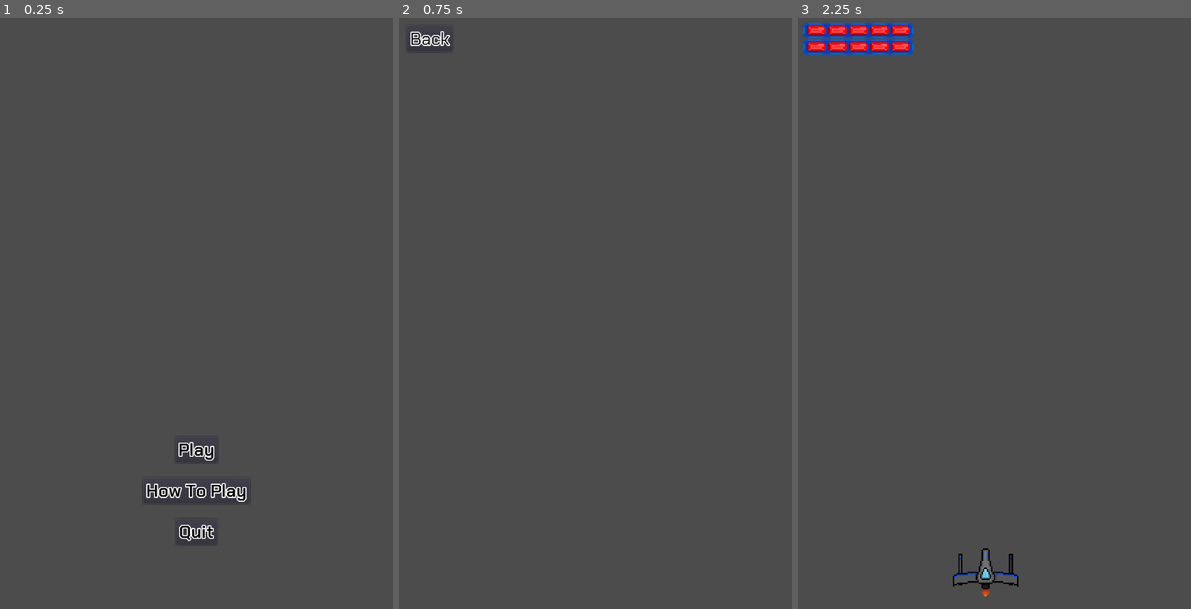
Above: before the commit, frames 1-3 (left to right).
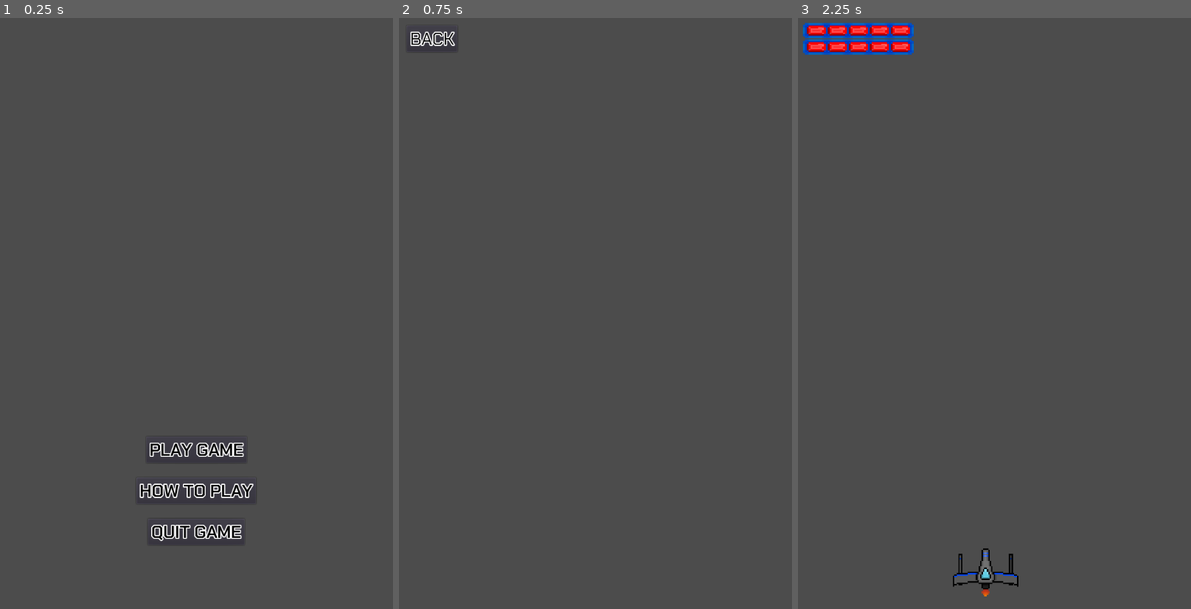
Above: after the commit, the same moments.

Repository: Cecilist/Final-BossFightBulletShooter
Game: Godot game, scene res://src/MainMenu.tscn
Two runs of this game, one before a commit and one after it. Both use one fixed random seed, a clock stepped at 60 frames per second and the inputs below.
Inputs:
- Up to frame 1 (0.25 s): no input
- Up to frame 2 (0.75 s): click "How To Play" (after the commit: "HOW TO PLAY") at 0.5 s
- Up to frame 3 (2.25 s): click "Back" (after the commit: "BACK") at 1.25 s; click "Play" (after the commit: "PLAY GAME") at 2 s

The runs differ from the first frame. In frame 1, 1.3% of the frame differs, in the area x 35-65%, y 71-89%; in frame 2, 0.2%; in frame 3, nothing differs.

Commit message:
Add game over screens

Diff:
--- a/project/project.godot
+++ b/project/project.godot
@@ -9,6 +9,11 @@
 config_version=4
 
 _global_script_classes=[ {
+"base": "Node2D",
+"class": "GameOver",
+"language": "GDScript",
+"path": "res://src/GameOver.gd"
+}, {
 "base": "Node2D",
 "class": "Instructions",
 "language": "GDScript",
@@ -28,12 +33,19 @@
 "class": "Player",
 "language": "GDScript",
 "path": "res://src/Player.gd"
+}, {
+"base": "Node2D",
+"class": "WonGame",
+"language": "GDScript",
+"path": "res://src/WonGame.gd"
 } ]
 _global_script_class_icons={
+"GameOver": "",
 "Instructions": "",
 "Level": "",
 "MainMenu": "",
-"Player": ""
+"Player": "",
+"WonGame": ""
 }
 
 [application]
@@ -78,7 +90,7 @@
 "events": [ Object(InputEventKey,"resource_local_to_scene":false,"resource_name":"","device":0,"alt":false,"shift":false,"control":false,"meta":false,"command":false,"pressed":false,"scancode":16777221,"unicode":0,"echo":false,"script":null)
  ]
 }
-instructions={
+to_next_screen={
 "deadzone": 0.5,
 "events": [ Object(InputEventKey,"resource_local_to_scene":false,"resource_name":"","device":0,"alt":false,"shift":false,"control":false,"meta":false,"command":false,"pressed":false,"scancode":16777218,"unicode":0,"echo":false,"script":null)
  ]
--- /dev/null
+++ b/project/src/GameOver.gd
@@ -0,0 +1,30 @@
+class_name GameOver
+extends Node2D
+
+
+# Checks if the player pressed any of the buttons' corresponding keybinds
+func _input(_event) -> void:
+	if Input.is_action_just_pressed("play_game"):
+		_on_ReplayButton_pressed()
+	if Input.is_action_just_pressed("to_next_screen"):
+		_on_ToMenuButton_pressed()
+	if Input.is_action_just_pressed("quit_game"):
+		_on_QuitButton_pressed()
+
+
+# Reloads the level
+func _on_ReplayButton_pressed() -> void:
+	if get_parent().game_over == true:
+		var _ignored = get_tree().change_scene("res://src/Level.tscn")
+
+
+# Returns to the menu
+func _on_ToMenuButton_pressed() -> void:
+	if get_parent().game_over == true:
+		var _ignored = get_tree().change_scene("res://src/MainMenu.tscn")
+
+
+# Quits the game
+func _on_QuitButton_pressed() -> void:
+	if get_parent().game_over == true:
+		get_tree().quit()
--- /dev/null
+++ b/project/src/GameOver.tscn
@@ -0,0 +1,102 @@
+[gd_scene load_steps=8 format=2]
+
+[ext_resource path="res://assets/fonts/Chakra_Petch/ChakraPetch-Bold.ttf" type="DynamicFontData" id=1]
+[ext_resource path="res://assets/fonts/Chakra_Petch/ChakraPetch-SemiBold.ttf" type="DynamicFontData" id=2]
+[ext_resource path="res://src/GameOver.gd" type="Script" id=3]
+
+[sub_resource type="DynamicFont" id=1]
+size = 128
+outline_size = 2
+font_data = ExtResource( 1 )
+
+[sub_resource type="DynamicFont" id=2]
+size = 32
+outline_size = 2
+font_data = ExtResource( 2 )
+
+[sub_resource type="DynamicFont" id=3]
+size = 32
+outline_size = 2
+font_data = ExtResource( 2 )
+
+[sub_resource type="DynamicFont" id=4]
+size = 32
+outline_size = 2
+font_data = ExtResource( 2 )
+
+[node name="GameOver" type="Node2D"]
+position = Vector2( 360, 540 )
+script = ExtResource( 3 )
+
+[node name="Label" type="Label" parent="."]
+anchor_left = 0.5
+anchor_top = 0.5
+anchor_right = 0.5
+anchor_bottom = 0.5
+margin_left = -359.5
+margin_top = -280.0
+margin_right = 359.5
+margin_bottom = -113.0
+custom_fonts/font = SubResource( 1 )
+custom_colors/font_color = Color( 0, 0, 0, 1 )
+text = "GAME OVER"
+align = 1
+valign = 1
+__meta__ = {
+"_edit_use_anchors_": false
+}
+
+[node name="ReplayButton" type="Button" parent="."]
+anchor_left = 0.5
+anchor_top = 0.5
+anchor_right = 0.5
+anchor_bottom = 0.5
+margin_left = -65.0
+margin_top = 225.0
+margin_right = 65.0
+margin_bottom = 273.0
+custom_fonts/font = SubResource( 2 )
+custom_colors/font_color = Color( 0, 0, 0, 1 )
+disabled = true
+text = "REPLAY"
+__meta__ = {
+"_edit_use_anchors_": false
+}
+
+[node name="ToMenuButton" type="Button" parent="."]
+anchor_left = 0.5
+anchor_top = 0.5
+anchor_right = 0.5
+anchor_bottom = 0.5
+margin_left = -74.5
+margin_top = 300.0
+margin_right = 74.5
+margin_bottom = 348.0
+custom_fonts/font = SubResource( 3 )
+custom_colors/font_color = Color( 0, 0, 0, 1 )
+disabled = true
+text = "TO MENU"
+__meta__ = {
+"_edit_use_anchors_": false
+}
+
+[node name="QuitButton" type="Button" parent="."]
+anchor_left = 0.5
+anchor_top = 0.5
+anchor_right = 0.5
+anchor_bottom = 0.5
+margin_left = -41.5
+margin_top = 375.0
+margin_right = 41.5
+margin_bottom = 423.0
+custom_fonts/font = SubResource( 4 )
+custom_colors/font_color = Color( 0, 0, 0, 1 )
+disabled = true
+text = "QUIT"
+__meta__ = {
+"_edit_use_anchors_": false
+}
+
+[connection signal="pressed" from="ReplayButton" to="." method="_on_ReplayButton_pressed"]
+[connection signal="pressed" from="ToMenuButton" to="." method="_on_ToMenuButton_pressed"]
+[connection signal="pressed" from="QuitButton" to="." method="_on_QuitButton_pressed"]
--- a/project/src/HUD.tscn
+++ b/project/src/HUD.tscn
@@ -77,7 +77,7 @@
 "_edit_use_anchors_": false
 }
 
-[node name="HealthBar" type="AnimatedSprite" parent="."]
+[node name="PlayerHealthBar" type="AnimatedSprite" parent="."]
 position = Vector2( 110.471, 39.1902 )
 scale = Vector2( 0.35, 0.25 )
 frames = SubResource( 1 )
--- a/project/src/Instructions.gd
+++ b/project/src/Instructions.gd
@@ -2,10 +2,12 @@
 extends Node2D
 
 
+# Checks if the player pressed the key to return to the main menu
 func _input(_event) -> void:
 	if Input.is_action_just_pressed("previous_menu"):
 		_on_BackButton_pressed()
 
 
+# Returns to the menu
 func _on_BackButton_pressed() -> void:
 	var _ignored = get_tree().change_scene("res://src/MainMenu.tscn")
--- a/project/src/Instructions.tscn
+++ b/project/src/Instructions.tscn
@@ -19,11 +19,11 @@
 anchor_bottom = 0.5
 margin_left = -345.74
 margin_top = -525.845
-margin_right = -261.74
+margin_right = -252.74
 margin_bottom = -477.845
 custom_fonts/font = SubResource( 1 )
 custom_colors/font_color = Color( 0, 0, 0, 1 )
-text = "Back"
+text = "BACK"
 __meta__ = {
 "_edit_use_anchors_": false
 }
--- a/project/src/Level.gd
+++ b/project/src/Level.gd
@@ -2,26 +2,76 @@
 extends Node2D
 
 
+var game_over = false
+var won_game = false
+
+
 func _process(_delta) -> void:
+	# Checks the player's health and displays it on the player's health bar
 	if $Player.player_health_percent <= 100:
-		$HUD/HealthBar.play("100")
+		$HUD/PlayerHealthBar.play("100")
 	elif $Player.player_health_percent <= 90:
-		$HUD/HealthBar.play("90")
+		$HUD/PlayerHealthBar.play("90")
 	elif $Player.player_health_percent <= 80:
-		$HUD/HealthBar.play("80")
+		$HUD/PlayerHealthBar.play("80")
 	elif $Player.player_health_percent <= 70:
-		$HUD/HealthBar.play("70")
+		$HUD/PlayerHealthBar.play("70")
 	elif $Player.player_health_percent <= 60:
-		$HUD/HealthBar.play("60")
+		$HUD/PlayerHealthBar.play("60")
 	elif $Player.player_health_percent <= 50:
-		$HUD/HealthBar.play("50")
+		$HUD/PlayerHealthBar.play("50")
 	elif $Player.player_health_percent <= 40:
-		$HUD/HealthBar.play("40")
+		$HUD/PlayerHealthBar.play("40")
 	elif $Player.player_health_percent <= 30:
-		$HUD/HealthBar.play("30")
+		$HUD/PlayerHealthBar.play("30")
 	elif $Player.player_health_percent <= 20:
-		$HUD/HealthBar.play("20")
+		$HUD/PlayerHealthBar.play("20")
 	elif $Player.player_health_percent <= 10:
-		$HUD/HealthBar.play("10")
+		$HUD/PlayerHealthBar.play("10")
 	elif $Player.player_health_percent == 0:
-		$HUD/HealthBar.play("0")
+		$HUD/PlayerHealthBar.play("0")
+		_show_game_over()
+
+	# Checks the boss's health and displays it on its health bar
+#	if $Enemy.enemy_health_percent <= 100:
+#		$HUD/EnemyHealthBar.play("100")
+#	elif $Enemy.enemy_health_percent <= 90:
+#		$HUD/EnemyHealthBar.play("90")
+#	elif $Enemy.enemy_health_percent <= 80:
+#		$HUD/EnemyHealthBar.play("80")
+#	elif $Enemy.enemy_health_percent <= 70:
+#		$HUD/EnemyHealthBar.play("70")
+#	elif $Enemy.enemy_health_percent <= 60:
+#		$HUD/EnemyHealthBar.play("60")
+#	elif $Enemy.enemy_health_percent <= 50:
+#		$HUD/EnemyHealthBar.play("50")
+#	elif $Enemy.enemy_health_percent <= 40:
+#		$HUD/EnemyHealthBar.play("40")
+#	elif $Enemy.enemy_health_percent <= 30:
+#		$HUD/EnemyHealthBar.play("30")
+#	elif $Enemy.enemy_health_percent <= 20:
+#		$HUD/EnemyHealthBar.play("20")
+#	elif $Enemy.enemy_health_percent <= 10:
+#		$HUD/EnemyHealthBar.play("10")
+#	elif $Enemy.enemy_health_percent == 0:
+#		$HUD/EnemyHealthBar.play("0")
+#		_show_won_game()
+
+
+
+# Displays the game over message and allows the player to replay,
+#  go the the main menu, or quit the game
+func _show_game_over() -> void:
+	$GameOver.visible = true
+	$GameOver/ReplayButton.disabled = false
+	$GameOver/ToMenuButton.disabled = false
+	$GameOver/QuitButton.disabled = false
+
+
+# Displays the won game message and allows the player to replay,
+#  go the the main menu, or quit the game
+func _show_won_game() -> void:
+	$WonGame.visible = true
+	$WonGame/ReplayButton.disabled = false
+	$WonGame/ToMenuButton.disabled = false
+	$WonGame/QuitButton.disabled = false
--- a/project/src/Level.tscn
+++ b/project/src/Level.tscn
@@ -1,8 +1,10 @@
-[gd_scene load_steps=6 format=2]
+[gd_scene load_steps=8 format=2]
 
 [ext_resource path="res://src/Player.tscn" type="PackedScene" id=1]
 [ext_resource path="res://src/HUD.tscn" type="PackedScene" id=2]
 [ext_resource path="res://src/Level.gd" type="Script" id=3]
+[ext_resource path="res://src/WonGame.tscn" type="PackedScene" id=4]
+[ext_resource path="res://src/GameOver.tscn" type="PackedScene" id=5]
 
 [sub_resource type="SegmentShape2D" id=1]
 a = Vector2( 0, -126.227 )
@@ -42,3 +44,9 @@
 [node name="HUD" parent="." instance=ExtResource( 2 )]
 anchor_right = 0.0
 anchor_bottom = 0.0
+
+[node name="WonGame" parent="." instance=ExtResource( 4 )]
+visible = false
+
+[node name="GameOver" parent="." instance=ExtResource( 5 )]
+visible = false
--- a/project/src/MainMenu.gd
+++ b/project/src/MainMenu.gd
@@ -2,21 +2,26 @@
 extends Node2D
 
 
+# Checks if the player pressed any of the buttons' corresponding keybinds
 func _input(_event) -> void:
 	if Input.is_action_just_pressed("play_game"):
 		_on_PlayButton_pressed()
-	if Input.is_action_just_pressed("instructions"):
+	if Input.is_action_just_pressed("to_next_screen"):
 		_on_InstructionsButton_pressed()
 	if Input.is_action_just_pressed("quit_game"):
 		_on_QuitButton_pressed()
 
+
+# Loads the level
 func _on_PlayButton_pressed() -> void:
 	var _ignored = get_tree().change_scene("res://src/Level.tscn")
 
 
+# Loads the instructions scene
 func _on_InstructionsButton_pressed() -> void:
 	var _ignored = get_tree().change_scene("res://src/Instructions.tscn")
 
 
+# Quits the game
 func _on_QuitButton_pressed() -> void:
 	get_tree().quit()
--- a/project/src/MainMenu.tscn
+++ b/project/src/MainMenu.tscn
@@ -24,32 +24,32 @@
 
 [node name="PlayButton" type="Button" parent="."]
 anchor_left = 0.5
-anchor_top = 1.0
+anchor_top = 0.5
 anchor_right = 0.5
-anchor_bottom = 1.0
-margin_left = -39.0
+anchor_bottom = 0.5
+margin_left = -92.0
 margin_top = 225.0
-margin_right = 39.0
+margin_right = 92.0
 margin_bottom = 273.0
 custom_fonts/font = SubResource( 1 )
 custom_colors/font_color = Color( 0, 0, 0, 1 )
-text = "Play"
+text = "PLAY GAME"
 __meta__ = {
 "_edit_use_anchors_": false
 }
 
 [node name="InstructionsButton" type="Button" parent="."]
 anchor_left = 0.5
-anchor_top = 1.0
+anchor_top = 0.5
 anchor_right = 0.5
-anchor_bottom = 1.0
-margin_left = -98.0
+anchor_bottom = 0.5
+margin_left = -109.5
 margin_top = 300.0
-margin_right = 98.0
+margin_right = 109.5
 margin_bottom = 348.0
 custom_fonts/font = SubResource( 2 )
 custom_colors/font_color = Color( 0, 0, 0, 1 )
-text = "How To Play"
+text = "HOW TO PLAY"
 __meta__ = {
 "_edit_use_anchors_": false
 }
@@ -59,13 +59,13 @@
 anchor_top = 0.5
 anchor_right = 0.5
 anchor_bottom = 0.5
-margin_left = -38.0
+margin_left = -88.5
 margin_top = 375.0
-margin_right = 38.0
+margin_right = 88.5
 margin_bottom = 423.0
 custom_fonts/font = SubResource( 3 )
 custom_colors/font_color = Color( 0, 0, 0, 1 )
-text = "Quit"
+text = "QUIT GAME"
 __meta__ = {
 "_edit_use_anchors_": false
 }
--- a/project/src/Player.gd
+++ b/project/src/Player.gd
@@ -11,9 +11,12 @@
 var _remaining_player_health = player_health
 
 
+func _physics_process(_delta) -> void:
+	# Resets the player's velocity to stop them if no movement
+	#  keys are pressed
+	_ship_velocity = Vector2(0,0)
 
-func _physics_process(_delta) -> void:
-	_ship_velocity = Vector2(0,0)
+	# Moves the player based on which keys they press
 	if Input.is_action_pressed("move_up"):
 		_ship_velocity.y = player_movement_speed * -1
 	if Input.is_action_pressed("move_down"):
@@ -23,11 +26,15 @@
 	if Input.is_action_pressed("move_right"):
 		_ship_velocity.x = player_movement_speed
 
+	# Applies the velocity to the player
 	_ship_velocity = move_and_slide(_ship_velocity, Vector2.UP)
 
+	# Calculates how much health the player has as a percent
+	#  to display it as part of the HUD
 	player_health_percent = int(_remaining_player_health / player_health)
 
 
+# Reduces the players health if they take damage
 func _on_Hitbox_body_entered(_body) -> void:
 	# If body == $Enemy || body == $EnemyProjectile:
 	_remaining_player_health -= 10
--- /dev/null
+++ b/project/src/WonGame.gd
@@ -0,0 +1,30 @@
+class_name WonGame
+extends Node2D
+
+
+# Checks if the player pressed any of the buttons' corresponding keybinds
+func _input(_event) -> void:
+	if Input.is_action_just_pressed("play_game"):
+		_on_ReplayButton_pressed()
+	if Input.is_action_just_pressed("to_next_screen"):
+		_on_ToMenuButton_pressed()
+	if Input.is_action_just_pressed("quit_game"):
+		_on_QuitButton_pressed()
+
+
+# Reloads the level
+func _on_ReplayButton_pressed() -> void:
+	if get_parent().won_game == true:
+		var _ignored = get_tree().change_scene("res://src/Level.tscn")
+
+
+# Returns to the menu
+func _on_ToMenuButton_pressed() -> void:
+	if get_parent().won_game == true:
+		var _ignored = get_tree().change_scene("res://src/MainMenu.tscn")
+
+
+# Quits the game
+func _on_QuitButton_pressed() -> void:
+	if get_parent().won_game == true:
+		get_tree().quit()
--- /dev/null
+++ b/project/src/WonGame.tscn
@@ -0,0 +1,102 @@
+[gd_scene load_steps=8 format=2]
+
+[ext_resource path="res://assets/fonts/Chakra_Petch/ChakraPetch-Bold.ttf" type="DynamicFontData" id=1]
+[ext_resource path="res://assets/fonts/Chakra_Petch/ChakraPetch-SemiBold.ttf" type="DynamicFontData" id=2]
+[ext_resource path="res://src/WonGame.gd" type="Script" id=3]
+
+[sub_resource type="DynamicFont" id=1]
+size = 128
+outline_size = 2
+font_data = ExtResource( 1 )
+
+[sub_resource type="DynamicFont" id=2]
+size = 32
+outline_size = 2
+font_data = ExtResource( 2 )
+
+[sub_resource type="DynamicFont" id=3]
+size = 32
+outline_size = 2
+font_data = ExtResource( 2 )
+
+[sub_resource type="DynamicFont" id=4]
+size = 32
+outline_size = 2
+font_data = ExtResource( 2 )
+
+[node name="WonGame" type="Node2D"]
+position = Vector2( 360, 540 )
+script = ExtResource( 3 )
+
+[node name="Label" type="Label" parent="."]
+anchor_left = 0.5
+anchor_top = 0.5
+anchor_right = 0.5
+anchor_bottom = 0.5
+margin_left = -283.5
+margin_top = -280.0
+margin_right = 283.5
+margin_bottom = -113.0
+custom_fonts/font = SubResource( 1 )
+custom_colors/font_color = Color( 0, 0, 0, 1 )
+text = "YOU WIN!"
+align = 1
+valign = 1
+__meta__ = {
+"_edit_use_anchors_": false
+}
+
+[node name="ReplayButton" type="Button" parent="."]
+anchor_left = 0.5
+anchor_top = 0.5
+anchor_right = 0.5
+anchor_bottom = 0.5
+margin_left = -65.0
+margin_top = 225.0
+margin_right = 65.0
+margin_bottom = 273.0
+custom_fonts/font = SubResource( 2 )
+custom_colors/font_color = Color( 0, 0, 0, 1 )
+disabled = true
+text = "REPLAY"
+__meta__ = {
+"_edit_use_anchors_": false
+}
+
+[node name="ToMenuButton" type="Button" parent="."]
+anchor_left = 0.5
+anchor_top = 0.5
+anchor_right = 0.5
+anchor_bottom = 0.5
+margin_left = -74.5
+margin_top = 300.0
+margin_right = 74.5
+margin_bottom = 348.0
+custom_fonts/font = SubResource( 3 )
+custom_colors/font_color = Color( 0, 0, 0, 1 )
+disabled = true
+text = "TO MENU"
+__meta__ = {
+"_edit_use_anchors_": false
+}
+
+[node name="QuitButton" type="Button" parent="."]
+anchor_left = 0.5
+anchor_top = 0.5
+anchor_right = 0.5
+anchor_bottom = 0.5
+margin_left = -41.5
+margin_top = 375.0
+margin_right = 41.5
+margin_bottom = 423.0
+custom_fonts/font = SubResource( 4 )
+custom_colors/font_color = Color( 0, 0, 0, 1 )
+disabled = true
+text = "QUIT"
+__meta__ = {
+"_edit_use_anchors_": false
+}
+
+[connection signal="pressed" from="ReplayButton" to="." method="_on_ReplayButton_pressed"]
+[connection signal="pressed" from="ToMenuButton" to="." method="_on_ToMenuButton_pressed"]
+[connection signal="pressed" from="QuitButton" to="." method="_on_QuitButton_pressed"]
